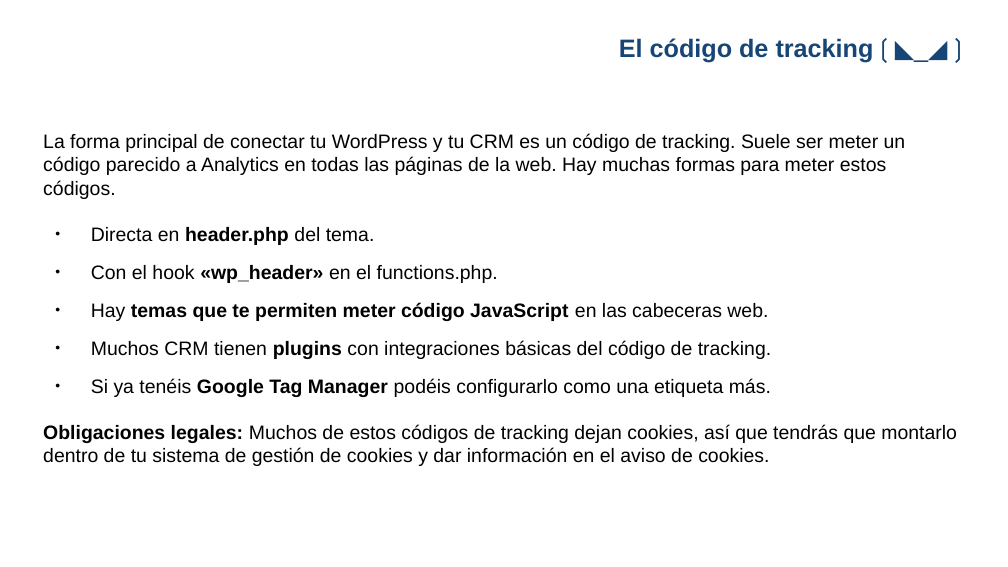
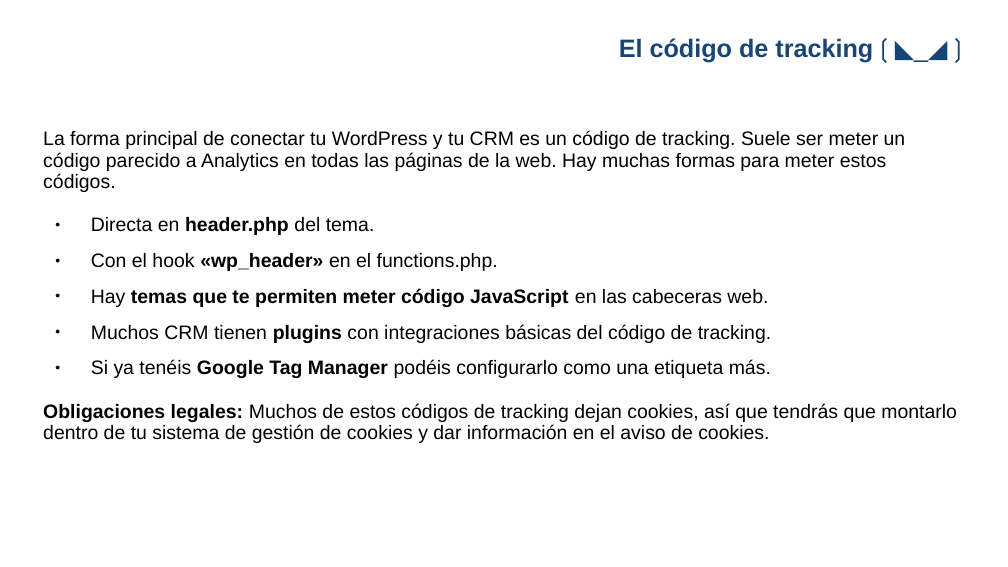
Before and after one commit to gwannon/WordCampBilbao2025, a slide deck: slide 5 of WCBIO25_Jorge-Monclus.pptx. Drawn at 1008x567 pixels with LibreOffice and Linux fonts; fonts in the diff are those of the drawing; background and template pictures are left out. Boxes give left, top, right and bottom in pixels: in the first picture for what was removed or moved away, otherwise in the second. Text is boxed around its words. In the diff, an @@ line names an element or a change of style, - is before the commit and + after.

Commit message:
Más contenido para el ppt

```diff
--- a/WCBIO25_Jorge-Monclus.pptx
+++ b/WCBIO25_Jorge-Monclus.pptx
@@ text "La forma principal de conectar ..." at (x1=43, y1=130, x2=957, y2=443): size 13.9 to 14 pt; line spacing 1 to 0.9 @@
```
Also in this commit, not shown: 4 other slides changed, 2 slides added, 1 slide removed, 3 other files.
